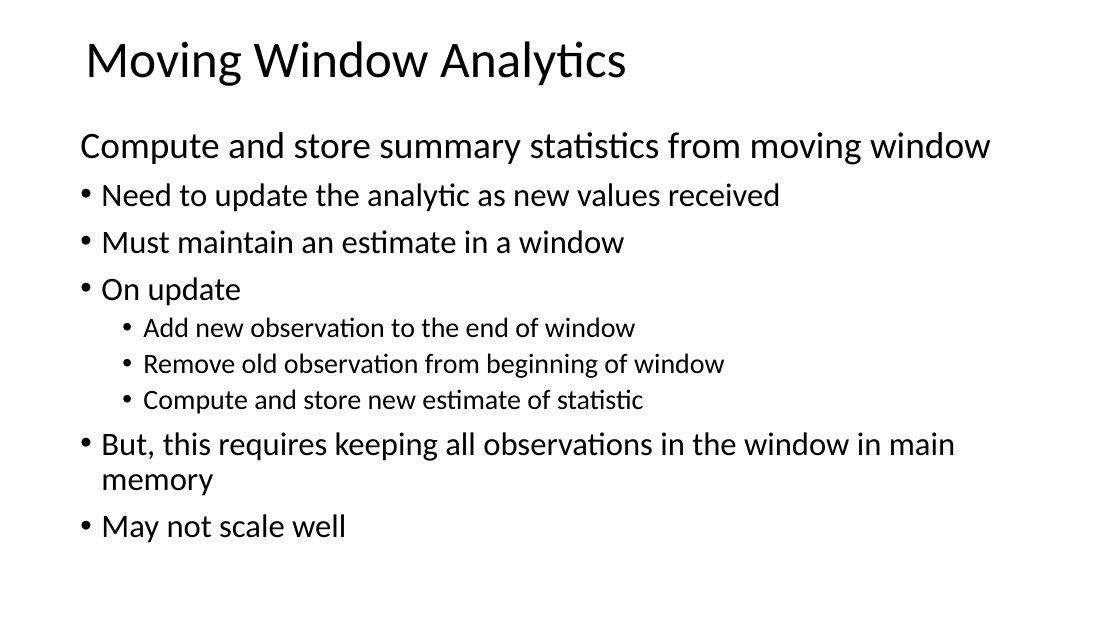
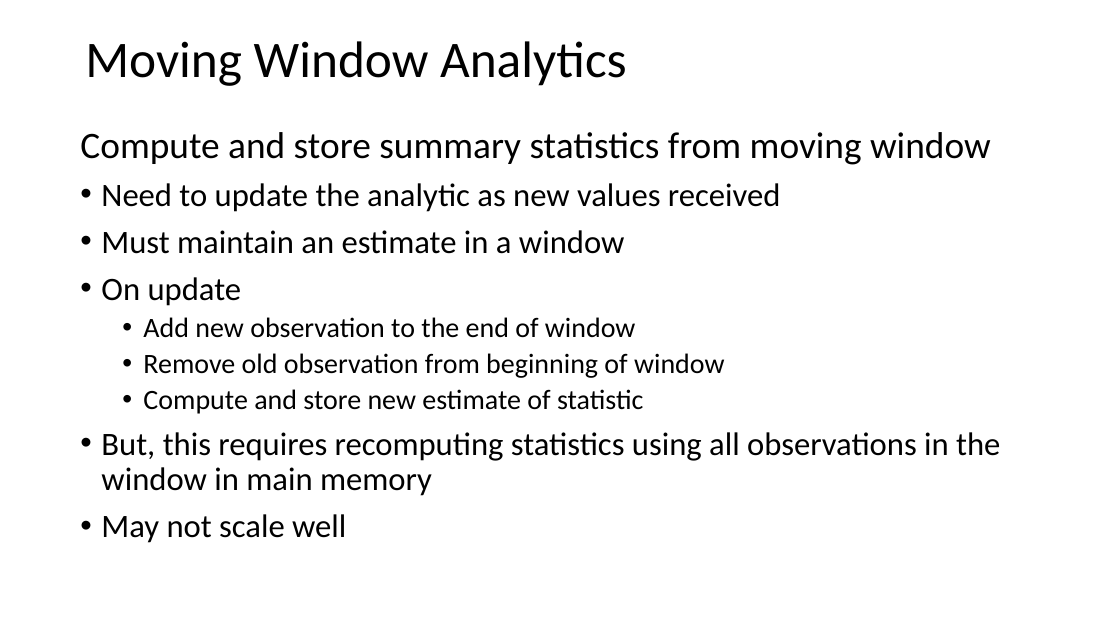
Before and after one commit to StephenElston/CSCI-E-108, a slide deck: slide 15 of slides/3_StreamingAnalytics.pptx. Drawn at 1120x630 pixels with LibreOffice and Linux fonts; fonts in the diff are those of the drawing. Boxes give left, top, right and bottom in pixels: in the first picture for what was removed or moved away, otherwise in the second. Text is boxed around its words. In the diff, an @@ line names an element or a change of style, - is before the commit and + after.

```diff
--- a/slides/3_StreamingAnalytics.pptx
+++ b/slides/3_StreamingAnalytics.pptx
@@ text at (101, 432, 1000, 496): text changed @@
-• But, this requires keeping all observations in the window in main memory
+• But, this requires recomputing statistics using all observations in the window in main memory
```
Also in this commit, not shown: 2 other slides changed, 1 slide added.
